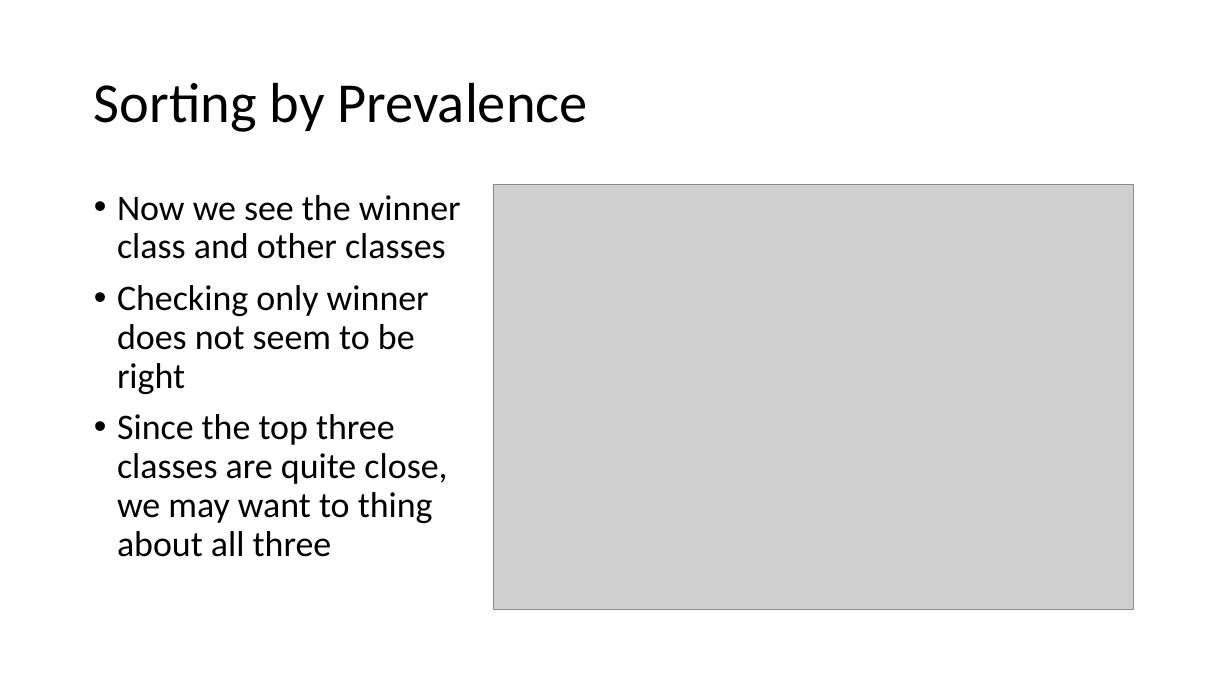
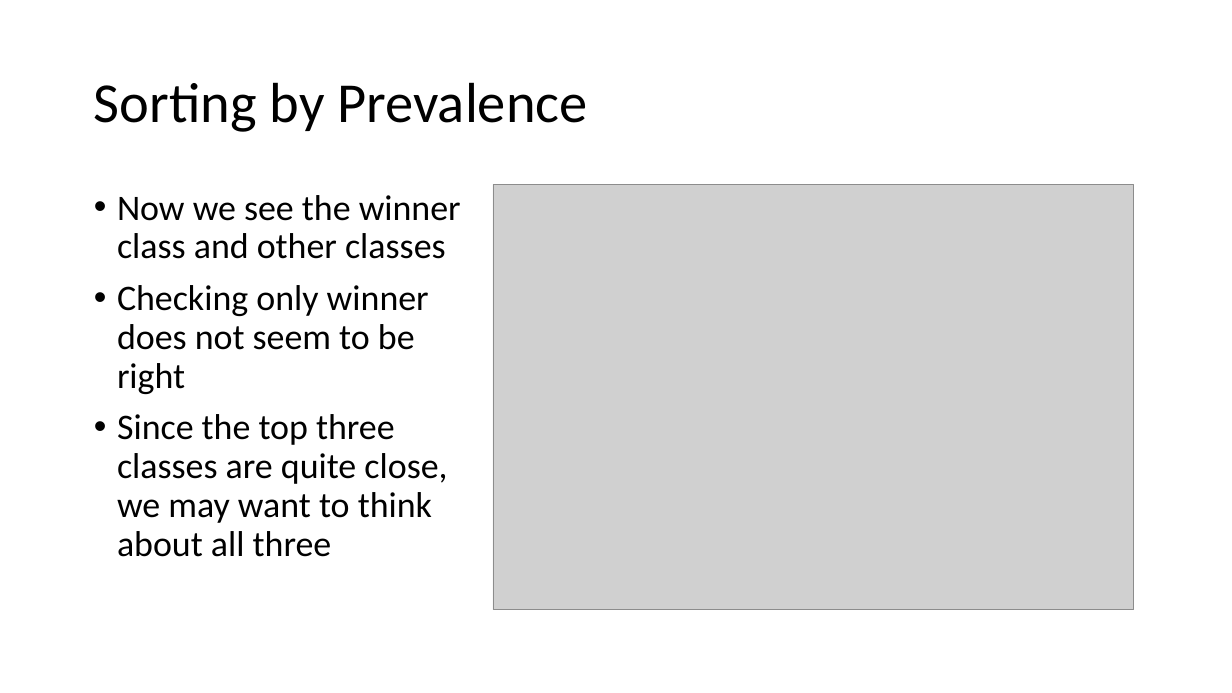
Before and after one commit to annanurov/neurals, a slide deck: slide 6 of Difficulty of Diagnosis.pptx. Drawn at 1232x693 pixels with LibreOffice and Linux fonts; fonts in the diff are those of the drawing; grey boxes stand for pictures. Boxes give left, top, right and bottom in pixels: in the first picture for what was removed or moved away, otherwise in the second. Text is boxed around its words. In the diff, an @@ line names an element or a change of style, - is before the commit and + after.

```diff
--- a/Difficulty of Diagnosis.pptx
+++ b/Difficulty of Diagnosis.pptx
@@ text at box(117, 414, 447, 557): text changed @@
-• Since the top three classes are quite close, we may want to thing about all three
+• Since the top three classes are quite close, we may want to think about all three
```
Also in this commit, not shown: 1 other file.
